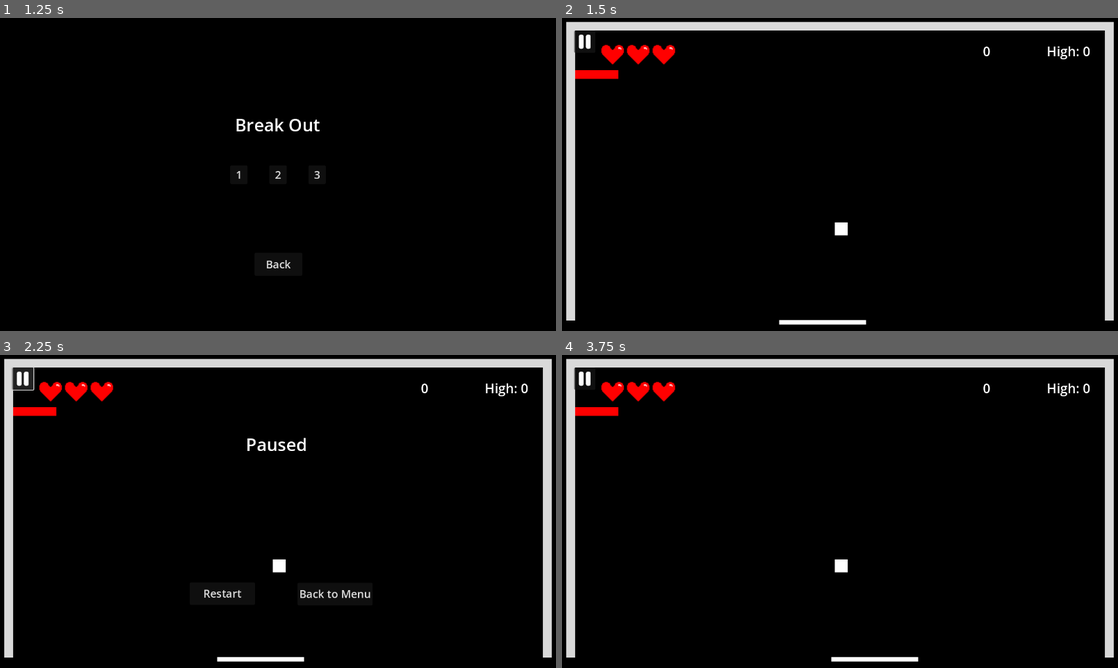
Above: before the commit, frames 1-4 (two rows, left to right).
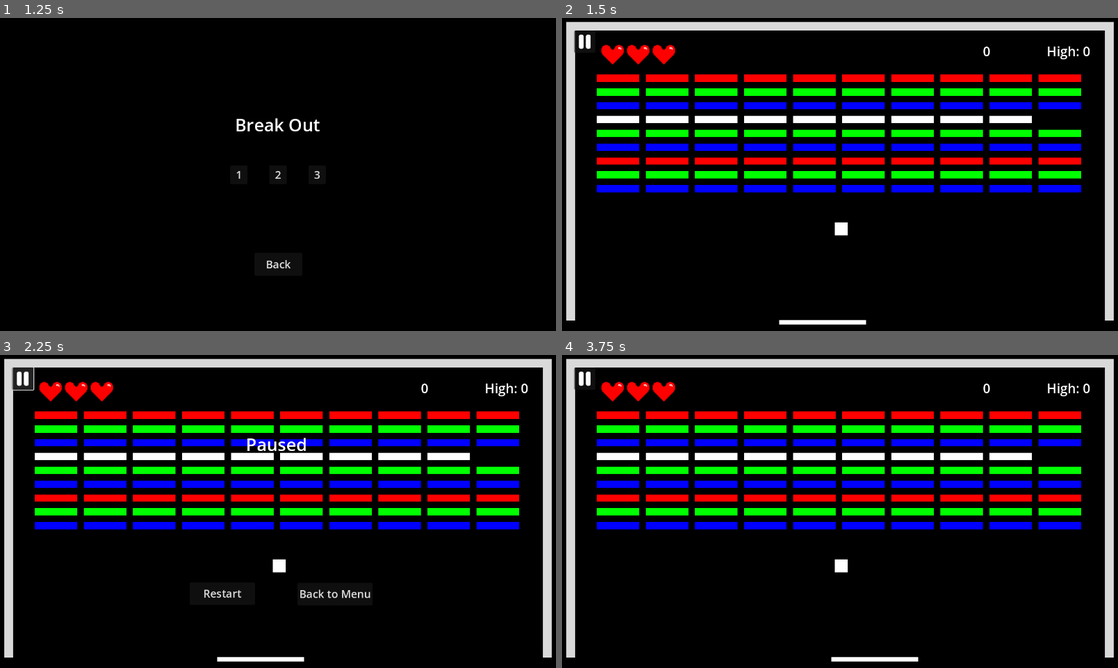
Above: after the commit, the same moments.

Repository: aaronchn99/Breakout
Game: Godot game, scene res://Main.tscn
Same seed, same stepped clock (60 frames per second), same inputs: the game is played once before the commit and once after it.
Inputs (mouse positions are in pixels of both pictures, inside the frame that each line leads up to):
- Up to frame 1 (1.25 s): click "Play" at 0.5 s
- Up to frame 2 (1.5 s): click "1" at 1.25 s
- Up to frame 3 (2.25 s): click (22, 380) at 2 s
- Up to frame 4 (3.75 s): click "Restart" at 2.75 s; tap Enter at 3.5 s; move the mouse to (962, 495) at 3.52 s; hold Right (ui_right) from 3.53 s (still down); click (962, 495) at 3.67 s

Frame 1 is identical in both runs. In frame 2, 17% of the frame differs, in the area x 2-94%, y 16-56%; in frame 3, 17%; in frame 4, 17%.
Error before the commit: Invalid access to property or key 'colors' on a base object of type 'Dictionary'. (res://Scripts/Game.gd:27)

Commit message:
Fix(Game):Updated level format

Diff:
--- a/Scripts/Game.gd
+++ b/Scripts/Game.gd
@@ -23,11 +23,11 @@
 		for i in range(repeat):
 			var brick = brick_p.instantiate()
 			$Bricks.add_child(brick)
-			if 'color' in brick_data:
-				brick.set_color(Color(brick_map.colors[brick_data.color]))
+			if brick_data.color != null:
+				brick.set_color(Color(brick_data.color))
 			brick.set_size(w, h)
 			brick.position = Vector2((b[0]+i)*(w+gap)+w/2,b[1]*(h+gap)+h/2)
-			if 'breakable' in brick_data: brick.breakable = brick_data.breakable
+			brick.breakable = brick_data.breakable
 
 func _ready():
 	restart()
